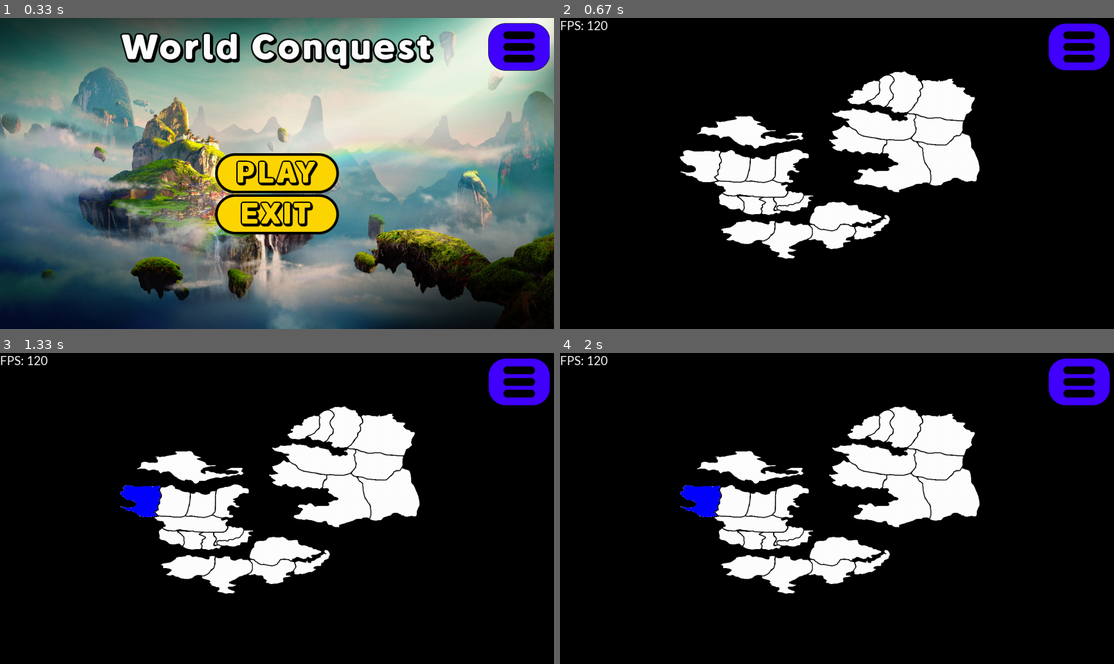
Above: before the commit, frames 1-4 (two rows, left to right).
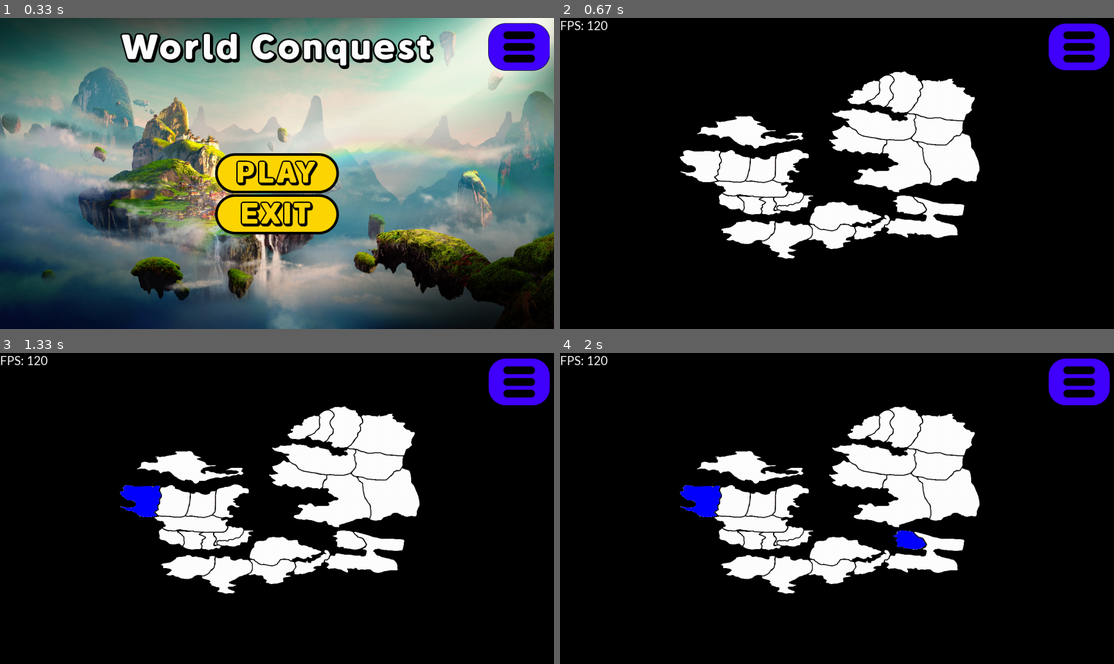
Above: after the commit, the same moments.

Repository: SWE2024/project-pygame
Game: pygame game, started from main.py
Two runs of this game, one before a commit and one after it. Both use one fixed random seed, a clock stepped at 60 frames per second and the inputs below.
Inputs (mouse positions are in pixels of both pictures, inside the frame that each line leads up to):
- Up to frame 1 (0.33 s): no input
- Up to frame 2 (0.67 s): click (837, 173) at 0.38 s
- Up to frame 3 (1.33 s): click (144, 511) at 0.72 s
- Up to frame 4 (2 s): click (903, 536) at 1.55 s

Frame 1 is identical in both runs. In frame 2, 1.2% of the frame differs, in the area x 58-73%, y 56-71%; in frame 3, 1.2%; in frame 4, 1.2%.

Commit message:
no bugs i promise

Diff:
--- a/main.py
+++ b/main.py
@@ -1,5 +1,6 @@
 import pygame
 import os
+import time
 from pygame import mixer
 from enum import Enum
 
@@ -56,6 +57,7 @@
 
 class Colour(Enum):
     WHITE = pygame.color.Color(255, 255, 255, 255) # default value
+    HIGHLIGHTED = pygame.color.Color(191, 191, 191, 255)
 
     RED = pygame.color.Color(255, 0, 0, 255)
     GREEN = pygame.color.Color(0, 255, 0, 255)
@@ -69,6 +71,7 @@
     no_of_troops = 0
     owner = None # references the Player class that owns the country
     colour = Colour.WHITE
+    selected = False
 
     def __init__(self, id, name, image, owner):
         self.id = id
@@ -110,12 +113,21 @@
     def get_colour(self):
         return self.colour
 
-    def set_colour(self, colour, x, y):
-        if colour.value in list_of_colours:
-            self.image = fill(self.image, self.colour.value, colour.value)
+    def set_colour(self, colour_from, colour_to, x, y):
+        if colour_to.value in list_of_colours:
+            self.image = fill(self.image, colour_from.value, colour_to.value)
             self.set_image(x, y)
-            self.colour = colour
+            if colour_to == Colour.HIGHLIGHTED:
+                return
+            else:
+                self.colour = colour_to
         return
+
+    def get_selected(self):
+        return self.selected
+
+    def set_selected(self):
+        self.selected = not self.selected
 
 class Player:
     id = 0
@@ -194,11 +206,20 @@
 list_of_players.append(player2)
 
 # adding all countries
-for i in range(1, 26):
+for i in range(1, len(os.listdir(current_path + '/assets/countries/')) + 1):
     country_no = f"{i}"
     country = Country(country_no, f"killzone #{country_no}", pygame.image.load(current_path + f'/assets/countries/country{country_no}.png').convert_alpha(), None)
     list_of_countries.append(country)
     update_progress_bar()
+
+graph1 = {
+    list_of_countries[0]: [list_of_countries[1], list_of_countries[2], list_of_countries[3], list_of_countries[4]],
+    list_of_countries[1]: [list_of_countries[0], list_of_countries[2], list_of_countries[5]],
+    list_of_countries[2]: [list_of_countries[1], list_of_countries[3], list_of_countries[5]],
+    list_of_countries[3]: [list_of_countries[1], list_of_countries[2], list_of_countries[3], list_of_countries[4]],
+}
+
+stack = []
 
 # frame dependent physics setup
 clock = pygame.time.Clock()
@@ -416,18 +437,11 @@
         for country in list_of_countries:
             screen.blit(country.get_image(), (0, 0))
 
-        i = 0
-
         while 1:
             # screen.fill("black") # comment out if you need to do something else
             dt = clock.tick(165) * 0.001  # limit fps to 165 in game
 
             # insert game logic here
-
-            if i == 0:
-                i = 1
-            else:
-                i = 0
 
             areaSettingsBtn = pygame.Rect(screen.get_width() - 144 - 10, 10, 144,
                                           122)  # offset 10px from the edge of the screen
@@ -448,14 +462,42 @@
                     there must be about 50 better ways of doing
                     the exact same thing
                     """
+                    width, height = screen.get_width(), screen.get_height()
                     try:
                         for country in list_of_countries:
                             if country.get_mask().get_at((event.pos[0], event.pos[1])):
-                                print(f"{list_of_players[i].get_username()} invaded '{country.get_name()}'")
-                                country.set_colour(list_of_players[i].get_colour(), screen.get_width(), screen.get_height())
-                                screen.blit(country.get_image(), (0, 0))
-                                # todo: make it change colour and update the game logic
-                                break
+                                current_colour = country.get_colour()
+                                country.set_selected()
+
+                                if current_colour == Colour.WHITE and len(stack) == 0:
+                                    country.set_colour(current_colour, player1.get_colour(), width, height)
+                                    screen.blit(country.get_image(), (0, 0))
+                                    country.set_selected()
+
+                                elif current_colour == player1.get_colour():
+                                    stack.append(country)
+                                    for neighbour in graph1.get(country):
+                                        if neighbour.get_colour() == player1.get_colour():
+                                            continue
+                                        else:
+                                            neighbour.set_colour(neighbour.get_colour(), Colour.HIGHLIGHTED, width, height)
+                                            screen.blit(neighbour.get_image(), (0, 0))
+
+                                else:
+                                    print(stack[-1])
+                                    if country in graph1.get(stack[-1]):
+                                        country.set_colour(Colour.HIGHLIGHTED, player1.get_colour(), width, height)
+                                        print(f"setting {country.get_name()} to {country.get_colour()}")
+                                        screen.blit(country.get_image(), (0, 0))
+
+                                    for neighbour in graph1.get(stack[-1]):
+                                        print(f"setting {neighbour.get_name()} to {neighbour.get_colour()}")
+                                        neighbour.set_colour(Colour.HIGHLIGHTED, neighbour.get_colour(), width, height)
+                                        screen.blit(neighbour.get_image(), (0, 0))
+
+                                    #stack.clear()
+                                    country.set_selected()
+
                     except IndexError:
                         print('exception occured, safe to ignore')
                         pass # ignore the exception :skull: :skull:
@@ -463,6 +505,7 @@
                     if areaSettingsBtn.collidepoint(event.pos):
                             self.current_page = self.game_settings
                             return
+                    time.sleep(1)
 
                 if event.type == pygame.KEYDOWN:
                     if event.key == self.fullscreen_key:
